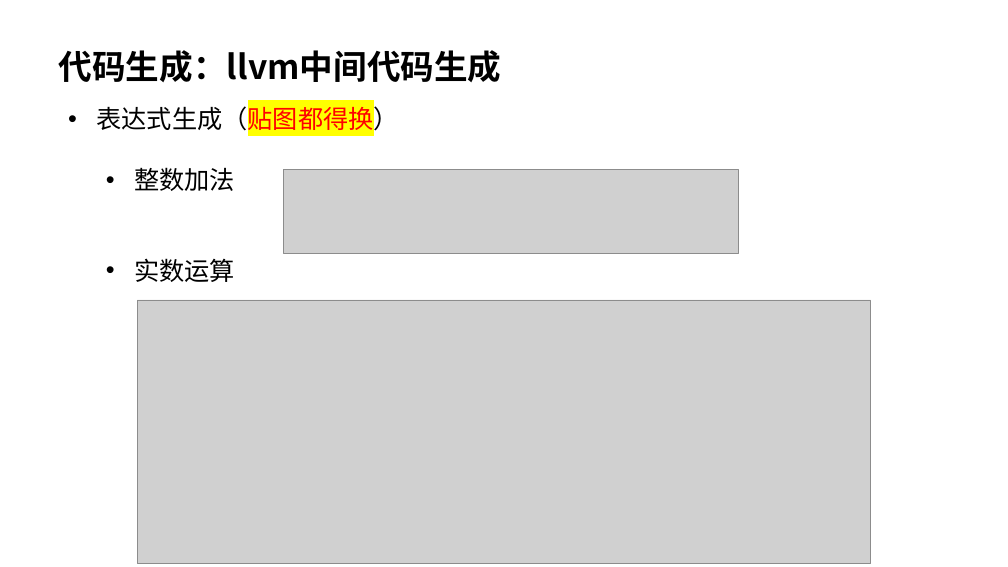
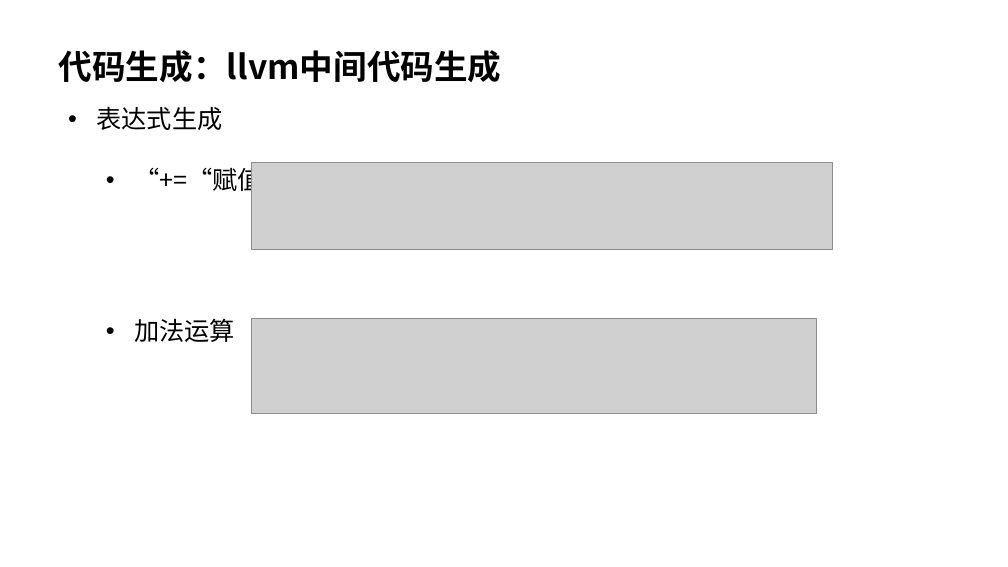
Before and after one commit to acnq/cmplPrcpProject, a slide deck: slide 32 of pre_groupX.pptx (slide 49 before the commit). Drawn at 1008x567 pixels with LibreOffice and Linux fonts; fonts in the diff are those of the drawing; grey boxes stand for pictures. Boxes give left, top, right and bottom in pixels: in the first picture for what was removed or moved away, otherwise in the second. Text is boxed around its words. In the diff, an @@ line names an element or a change of style, - is before the commit and + after.

```diff
--- a/pre_groupX.pptx
+++ b/pre_groupX.pptx
@@ background #CCE8CF to #FFFFFF @@
@@ text at <box>97,106,263,342</box>: text changed @@
-• 表达式生成（贴图都得换）
-  • 整数加法
-  • 实数运算
+• 表达式生成
+  • “+=“赋值
+  • 加法运算
@@ picture: place and size @@
-picture at <box>284,169,739,253</box>
+picture at <box>252,162,833,250</box>
@@ picture removed at <box>138,300,871,564</box> @@
@@ picture added at <box>252,318,817,414</box> @@
```
Also in this commit, not shown: 29 other slides changed, 3 slides added, 34 slides removed, 1 other file.
